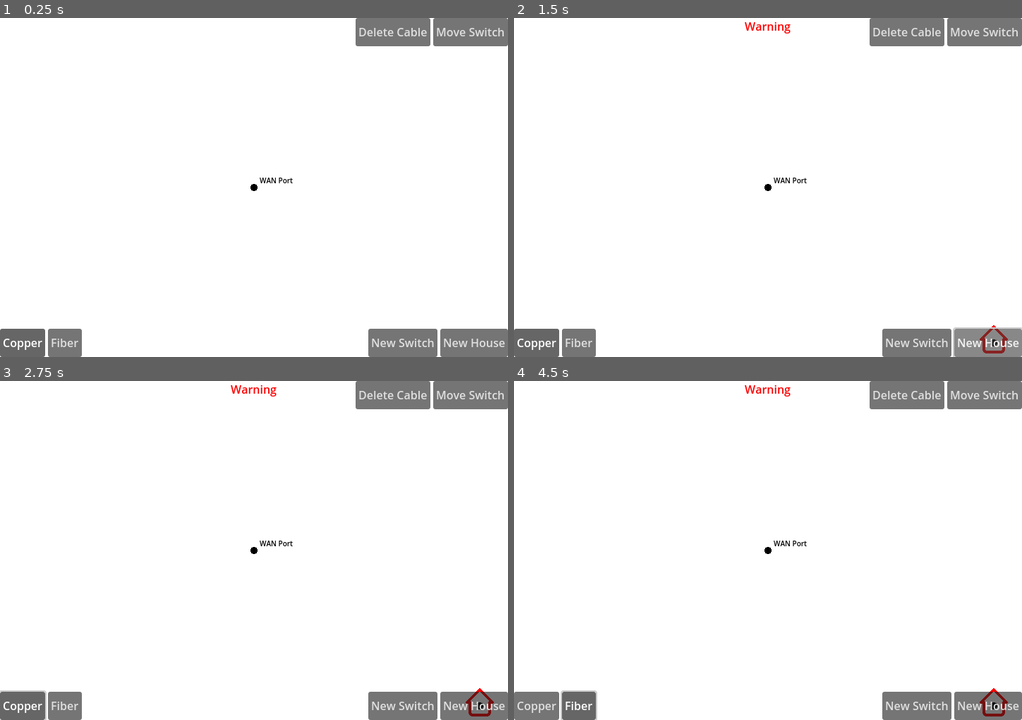
Above: before the commit, frames 1-4 (two rows, left to right).
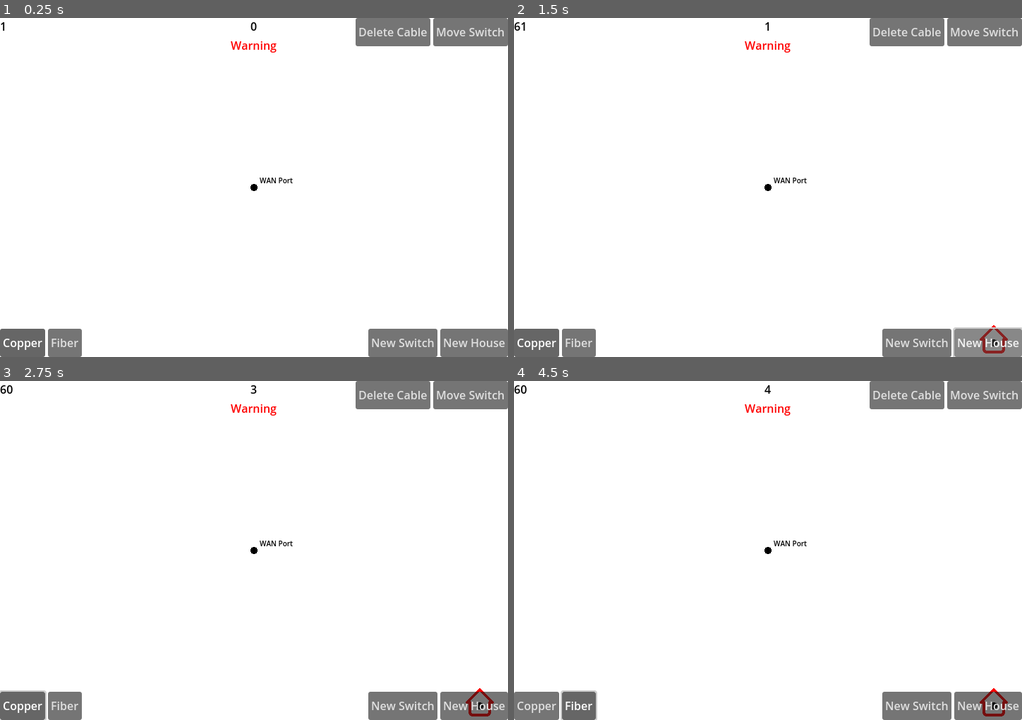
Above: after the commit, the same moments.

Repository: jcronenberg/crISP
Game: Godot game, scene res://src/scenes/main/game.tscn
Two runs of this game, one before a commit and one after it. Both use one fixed random seed, a clock stepped at 60 frames per second and the inputs below.
Inputs:
- Up to frame 1 (0.25 s): no input
- Up to frame 2 (1.5 s): click "New House" at 0.5 s; click "New House" at 1.25 s
- Up to frame 3 (2.75 s): click "Copper" at 2 s
- Up to frame 4 (4.5 s): click "Fiber" at 2.75 s; click "Copper" at 3.5 s; click "Fiber" at 4.25 s

The runs differ from the first frame. In frame 1, 0.2% of the frame differs, in the area x 0-55%, y 1-11%; in frame 2, 0.3%; in frame 3, 0.3%; in frame 4, 0.3%.

Commit message:
Add very basic city grid generation

Diff:
--- a/project.godot
+++ b/project.godot
@@ -61,7 +61,4 @@
 
 [rendering]
 
-textures/canvas_textures/default_texture_filter=0
-renderer/rendering_method="gl_compatibility"
-renderer/rendering_method.mobile="gl_compatibility"
 environment/defaults/default_clear_color=Color(1, 1, 1, 1)
--- a/src/UI/game_ui.gd
+++ b/src/UI/game_ui.gd
@@ -1,5 +1,13 @@
 class_name GameUI
 extends Control
+
+var _elapsed_time: float = 0.0 # TODO in the future this should probably be requested from simulation
+
+
+func _physics_process(delta: float) -> void:
+	%FPSCounter.text = "[color=black]%s" % str(Engine.get_frames_per_second())
+	_elapsed_time += delta
+	%Timer.text = "[center][color=black]%s" % str(round(_elapsed_time))
 
 
 func display_warning(text: String):
--- a/src/UI/game_ui.tscn
+++ b/src/UI/game_ui.tscn
@@ -13,6 +13,38 @@
 grow_horizontal = 2
 grow_vertical = 2
 script = ExtResource("1_hlsmw")
+
+[node name="FPSCounter" type="RichTextLabel" parent="."]
+unique_name_in_owner = true
+layout_mode = 0
+offset_right = 40.0
+offset_bottom = 23.0
+bbcode_enabled = true
+text = "[color=black]0[/color]"
+
+[node name="TopMiddle" type="VBoxContainer" parent="."]
+layout_mode = 1
+anchors_preset = 5
+anchor_left = 0.5
+anchor_right = 0.5
+offset_left = -20.0
+offset_right = 20.0
+offset_bottom = 40.0
+grow_horizontal = 2
+
+[node name="Timer" type="RichTextLabel" parent="TopMiddle"]
+unique_name_in_owner = true
+layout_mode = 2
+bbcode_enabled = true
+text = "[center][color=black]0"
+fit_content = true
+
+[node name="WarningLabel" type="Label" parent="TopMiddle"]
+unique_name_in_owner = true
+visible = false
+layout_mode = 2
+theme_override_colors/font_color = Color(1, 0, 0, 1)
+text = "Warning"
 
 [node name="CableTypesButtons" type="HBoxContainer" parent="."]
 layout_mode = 1
@@ -77,20 +109,6 @@
 button_group = SubResource("ButtonGroup_2kd3i")
 text = "Move Switch"
 
-[node name="WarningLabel" type="Label" parent="."]
-unique_name_in_owner = true
-visible = false
-layout_mode = 1
-anchors_preset = 5
-anchor_left = 0.5
-anchor_right = 0.5
-offset_left = -33.0
-offset_right = 33.0
-offset_bottom = 26.0
-grow_horizontal = 2
-theme_override_colors/font_color = Color(1, 0, 0, 1)
-text = "Warning"
-
 [connection signal="pressed" from="CableTypesButtons/CableCopperButton" to="." method="_on_cable_copper_button_pressed"]
 [connection signal="pressed" from="CableTypesButtons/CableFiberButton" to="." method="_on_cable_fiber_button_pressed"]
 [connection signal="pressed" from="NewNodesButtons/NewSwitchButton" to="." method="_on_new_switch_button_pressed"]
--- /dev/null
+++ b/src/proc_gen/city_gen.gd
@@ -0,0 +1,102 @@
+class_name CityGen
+extends Node2D
+
+@export var grid_size: Vector2i = Vector2i(32, 32)
+@export var cell_size: Vector2i = Vector2i(40, 40)
+@export var grid_cell_size: Vector2i = Vector2i(3, 3)
+@export var road_thickness: int = 20
+
+enum GridCellType {
+	PARK,
+	HOUSING,
+	EMPTY,
+}
+
+var _grid: Array[Array] = []
+var _poly: Polygon2D = Polygon2D.new()
+
+var _generate_cell_timer: float = 30.0
+var _generated_cells: int = 0
+
+
+func _init() -> void:
+	_poly.polygon = [Vector2(0, 0), Vector2(cell_size.x * grid_cell_size.x, 0), Vector2(cell_size.x * grid_cell_size.x, cell_size.y * grid_cell_size.y), Vector2(0, cell_size.y * grid_cell_size.y)]
+	_poly.color = Color(0, 255, 0)
+
+	# setup _grid
+	for x in grid_size.x:
+		var x_array: Array[GridCell] = []
+		x_array.resize(grid_size.y)
+		_grid.append(x_array)
+
+
+func _ready() -> void:
+	# generate_grid()
+	_generate_grid_cell_at(0, 0)
+	pass
+
+
+func _physics_process(delta: float) -> void:
+	_generate_cell_timer += delta
+	if _generate_cell_timer >= 30.0 and _generated_cells < grid_size.x * grid_size.y:
+		while(not _generate_grid_cell_at(randi() % grid_size.x - grid_size.x / 2, randi() % grid_size.y - grid_size.x / 2)): pass
+		_generated_cells += 1
+		_generate_cell_timer = 0.0
+
+
+func generate_grid() -> void:
+	for x in range(-grid_size.x / 2, grid_size.x / 2):
+		for y in range(-grid_size.y / 2, grid_size.y / 2):
+			_generate_grid_cell_at(x, y)
+
+
+func _generate_grid_cell_at(x: int, y: int) -> bool:
+	if _grid[x][y] is GridCell:
+		return false
+
+	_grid[x][y] = _generate_grid_cell(GridCellType.EMPTY, cell_size * grid_cell_size * Vector2i(x, y) + Vector2i(x, y) * road_thickness)
+	if x == 0 and y == 0:
+		_grid[x][y] = _generate_grid_cell(GridCellType.EMPTY, cell_size * grid_cell_size * Vector2i(x, y) + Vector2i(x, y) * road_thickness)
+	else:
+		_grid[x][y] = _generate_grid_cell(GridCellType.values().filter(
+				func(type: GridCellType): return not type in [GridCellType.EMPTY]
+			).pick_random(),
+			cell_size * grid_cell_size * Vector2i(x, y) + Vector2i(x, y) * road_thickness)
+
+	return true
+
+
+func _generate_grid_cell(type: GridCellType, cell_center: Vector2i) -> GridCell:
+	var cells: Array[Array] = []
+	if type == GridCellType.PARK:
+		var park_node: Polygon2D = _poly.duplicate()
+		park_node.global_position = cell_center - cell_size / 2
+		%Parks.add_child(park_node)
+		cells.append([park_node])
+	else:
+		cells.resize(grid_cell_size.x)
+		for x in grid_cell_size.x:
+			var x_array: Array[Node2D] = []
+			x_array.resize(grid_cell_size.y)
+			for y in grid_cell_size.y:
+				var new_node: Node2D
+				if type == GridCellType.HOUSING:
+					new_node = Global.get_current_simulation().create_placed_house_at(cell_center + Vector2i(x, y) * cell_size)
+				else:
+					continue
+
+				x_array[y] = new_node
+
+			cells[x] = x_array
+
+	var grid_cell: GridCell = GridCell.new()
+	grid_cell.cells = cells
+	grid_cell.type = type
+	grid_cell.cell_center = cell_center
+	return grid_cell
+
+
+class GridCell:
+	var cells: Array[Array] = []
+	var type: GridCellType
+	var cell_center: Vector2i
--- a/src/simulation/network_sim.gd
+++ b/src/simulation/network_sim.gd
@@ -19,7 +19,7 @@
 var endpoints: Array[Endpoint] = []
 var cables: Array[Cable] = []
 var houses: Array[House] = []
-var houses_allocated_state: bool = false # Used to detect changes and then emit houses_allocated
+var houses_allocated_state: bool = true # Used to detect changes and then emit houses_allocated
 var id_counter: int = 1 # Start at 1 because 0 is WAN
 var path_calculator: NetworkAStar = NetworkAStar.new()
 
@@ -141,16 +141,18 @@
 	var allocation_successful: bool = true
 	for house in houses:
 		if not allocate_house_bandwidth(house):
-			house.node_ref.set_allocated_state(false)
+			house.set_allocated(false)
 			allocation_successful = false
 		else:
-			house.node_ref.set_allocated_state(true)
+			house.set_allocated(true)
 
 	if allocation_successful and not houses_allocated_state:
 		houses_allocated_state = true
+		# Call to main_thread
 		emit_signal("houses_allocated", true)
 	elif not allocation_successful and houses_allocated_state:
 		houses_allocated_state = false
+		# Call to main_thread
 		emit_signal("houses_allocated", false)
 
 
@@ -220,6 +222,18 @@
 class House extends Endpoint:
 	var bandwidth: int = 100 # hardcoded for now
 	var connected_bandwidth: int = 0
+	var _allocated: bool:
+		set = set_allocated
+
+
+	# Return true if main_thread was called
+	func set_allocated(value: bool) -> void:
+		if _allocated == value:
+			return
+
+		_allocated = value
+		# Call to main_thread
+		node_ref.set_allocated_state(value)
 
 
 class Cable:
@@ -237,7 +251,10 @@
 
 
 	func set_cur_bandwidth(value: int) -> void:
+		if cur_bandwidth == value:
+			return
 		cur_bandwidth = value
+		# Call to main_thread
 		node_ref.update_cur_bandwidth(cur_bandwidth)
 
 
--- a/src/simulation/simulation.gd
+++ b/src/simulation/simulation.gd
@@ -7,7 +7,11 @@
 
 var game_ui: GameUI # The game's UI so we can update things
 
+var sim_change_happened: bool = true # Used to indicate that a change happened
+# and we need to simulate
+
 var _network_sim: NetworkSim = NetworkSim.new()
+# var _network_sim_worker_thread: Thread = Thread.new()
 
 func _ready() -> void:
 	_network_sim.add_wan(%WANPort)
@@ -15,7 +19,13 @@
 
 
 func _physics_process(_delta: float) -> void:
-	_network_sim.sim_step()
+	# if not _network_sim_worker_thread.is_alive():
+	# 	if _network_sim_worker_thread.is_started():
+	# 		_network_sim_worker_thread.wait_to_finish()
+	# 	_network_sim_worker_thread.start(_network_sim.sim_step)
+	if sim_change_happened:
+		_network_sim.sim_step()
+		sim_change_happened = false
 
 
 func request_cable_creation(request_port: PortNode) -> void:
@@ -25,6 +35,8 @@
 
 
 func add_cable_to_sim(cable: CableNode) -> void:
+	sim_change_happened = true
+
 	_network_sim.add_cable(cable)
 
 
@@ -33,12 +45,17 @@
 
 
 func delete_cable(cable: CableNode) -> void:
+	sim_change_happened = true
+
 	cable.port1.disconnect_port()
 	cable.port2.disconnect_port()
+	_network_sim.delete_cable(cable)
 	cable.queue_free()
 
 
 func add_endpoint(endpoint: EndpointNode) -> void:
+	sim_change_happened = true
+
 	_network_sim.add_endpoint(endpoint)
 
 
@@ -50,6 +67,19 @@
 	%Houses.add_child(house_scene.instantiate())
 
 
+func create_placed_house_at(pos: Vector2i) -> HouseNode:
+	sim_change_happened = true
+
+	var new_house: HouseNode = house_scene.instantiate()
+	new_house.global_position = pos
+	add_endpoint(new_house)
+	%Houses.add_child(new_house)
+	new_house.placed = true
+	new_house.set_process(false)
+	new_house.set_process_input(false)
+	return new_house
+
+
 func _on_network_sim_houses_allocated(allocated: bool) -> void:
 	if allocated:
 		game_ui.hide_warning()
--- a/src/simulation/simulation.tscn
+++ b/src/simulation/simulation.tscn
@@ -1,9 +1,10 @@
-[gd_scene load_steps=5 format=3 uid="uid://g7prnvkrx7xb"]
+[gd_scene load_steps=6 format=3 uid="uid://g7prnvkrx7xb"]
 
 [ext_resource type="Script" path="res://src/simulation/simulation.gd" id="1_f7ilh"]
 [ext_resource type="Script" path="res://src/simulation/camera.gd" id="2_bxsqd"]
 [ext_resource type="Texture2D" uid="uid://xlfunc5i22gq" path="res://assets/mne_bg.png" id="3_pybq3"]
 [ext_resource type="PackedScene" uid="uid://c75ksq31jylr" path="res://src/endpoints/wan_port.tscn" id="5_tgaow"]
+[ext_resource type="Script" path="res://src/proc_gen/city_gen.gd" id="9_wiy4f"]
 
 [node name="Simulation" type="Node2D"]
 script = ExtResource("1_f7ilh")
@@ -19,6 +20,9 @@
 region_enabled = true
 region_rect = Rect2(0, 0, 20000, 20000)
 
+[node name="Parks" type="Node2D" parent="."]
+unique_name_in_owner = true
+
 [node name="Cables" type="Node2D" parent="."]
 unique_name_in_owner = true
 
@@ -30,3 +34,6 @@
 
 [node name="WANPort" parent="." instance=ExtResource("5_tgaow")]
 unique_name_in_owner = true
+
+[node name="CityGen" type="Node2D" parent="."]
+script = ExtResource("9_wiy4f")
Not shown, added: export_presets.cfg
Not shown, changed: .gitignore
